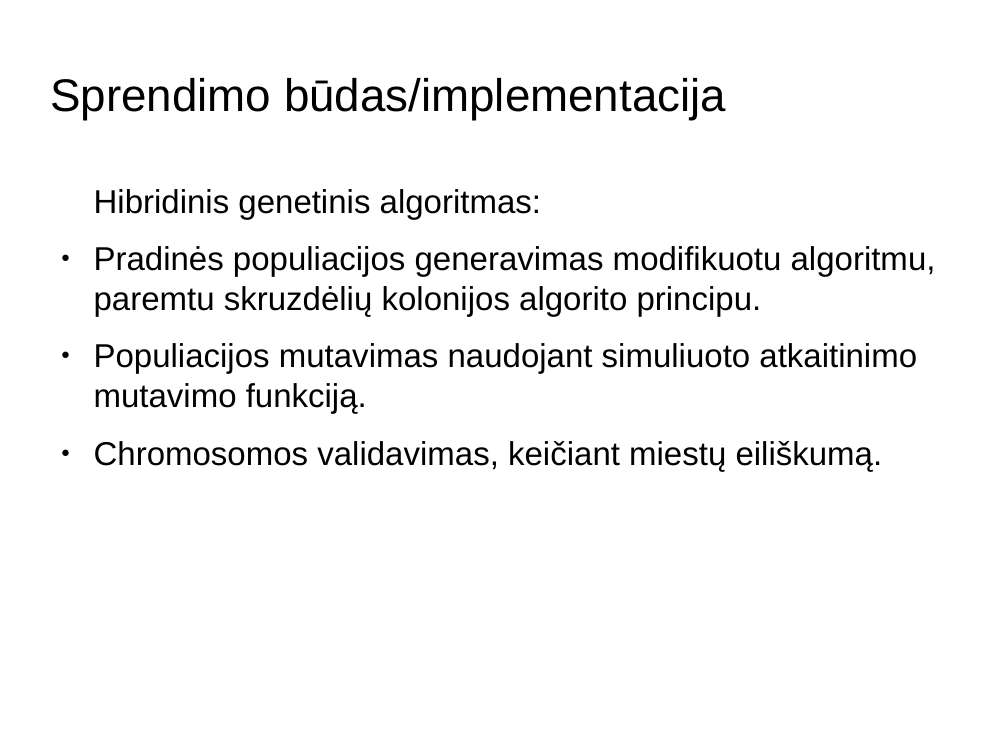
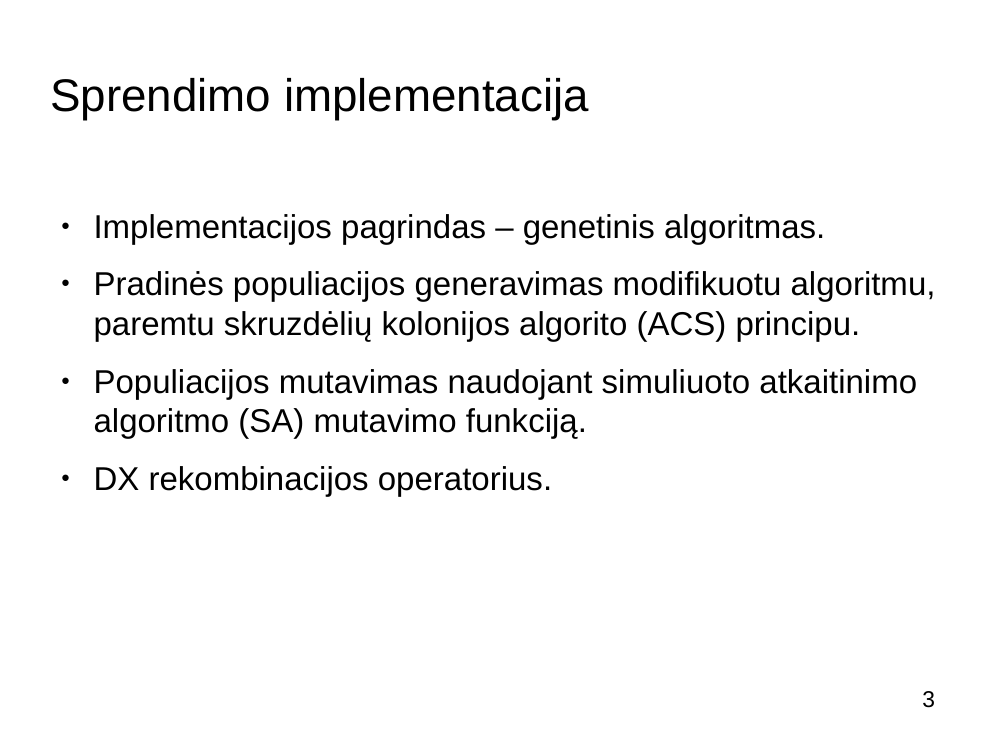
Before and after one commit to buz-zard/_archive, a slide deck: slide 3 of final-thesis/doc/presentation_[K.Š.].odp. Drawn at 1008x756 pixels with LibreOffice and Linux fonts; fonts in the diff are those of the drawing; background and template pictures are left out. Boxes give left, top, right and bottom in pixels: in the first picture for what was removed or moved away, otherwise in the second. Text is boxed around its words. In the diff, an @@ line names an element or a change of style, - is before the commit and + after.

```diff
--- a/final-thesis/doc/presentation_[K.Š.].odp
+++ b/final-thesis/doc/presentation_[K.Š.].odp
@@ title at [50,78,589,121]: text changed @@
-Sprendimo būdas/implementacija
+Sprendimo implementacija
@@ text at [94,214,936,496]: text changed @@
-Hibridinis genetinis algoritmas:
-● Pradinės populiacijos generavimas modifikuotu algoritmu, paremtu skruzdėlių kolonijos algorito principu.
-● Populiacijos mutavimas naudojant simuliuoto atkaitinimo mutavimo funkciją.
-● Chromosomos validavimas, keičiant miestų eiliškumą.
+● Implementacijos pagrindas – genetinis algoritmas.
+● Pradinės populiacijos generavimas modifikuotu algoritmu, paremtu skruzdėlių kolonijos algorito (ACS) principu.
+● Populiacijos mutavimas naudojant simuliuoto atkaitinimo algoritmo (SA) mutavimo funkciją.
+● DX rekombinacijos operatorius.
@@ page number added at [922,691,935,708], 18 pt, text #000000 @@
+3
```
Also in this commit, not shown: 2 other slides changed, 13 slides added, 5 slides removed, 4 other files.
